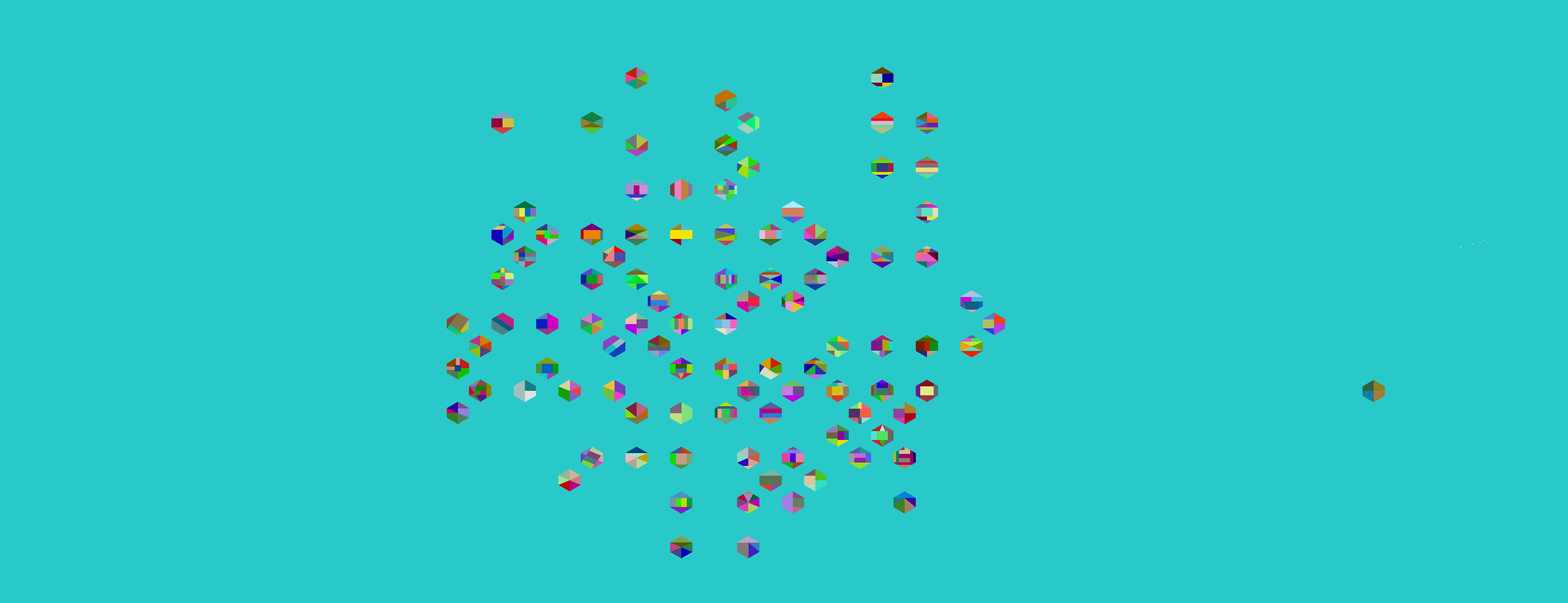
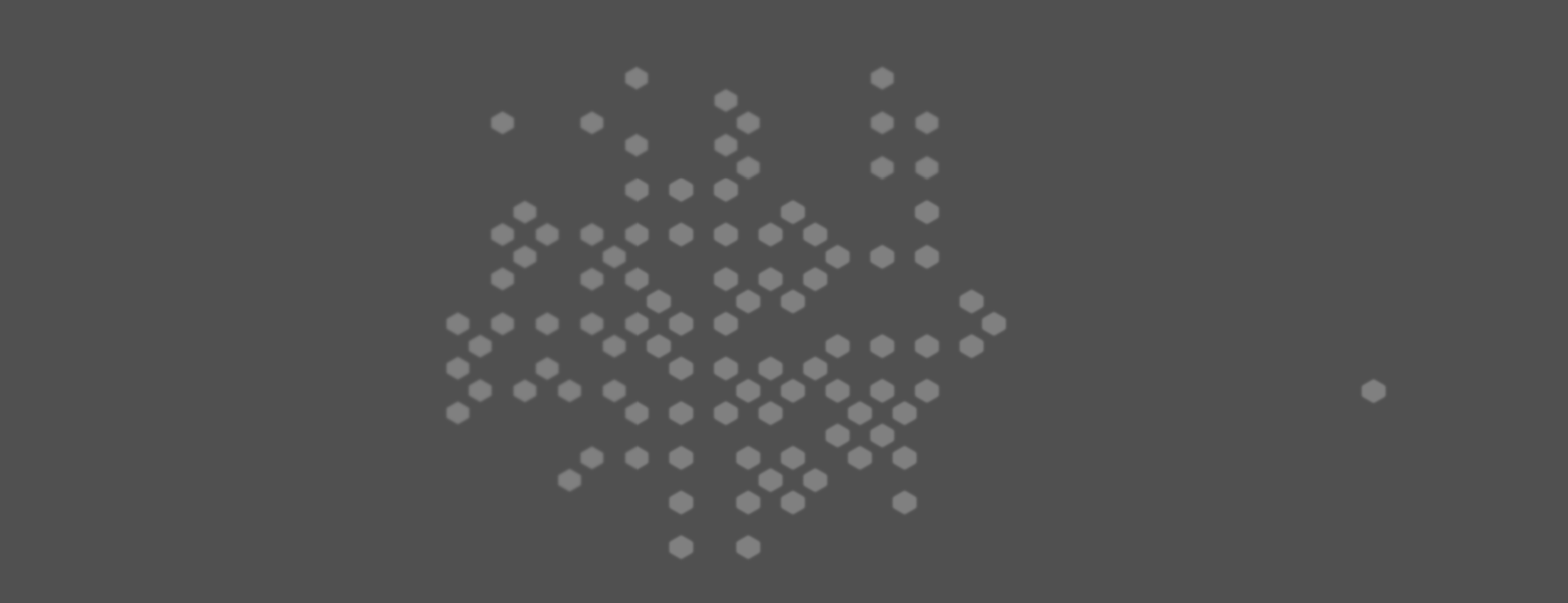
The second (1568, 603) image is a revision of the first. Changes to its layers:
added layer "colormap_political" above "Provinces" over (0, 0, 1568, 603)
hid "Provinces", painted on it over (0, 0, 1568, 603)